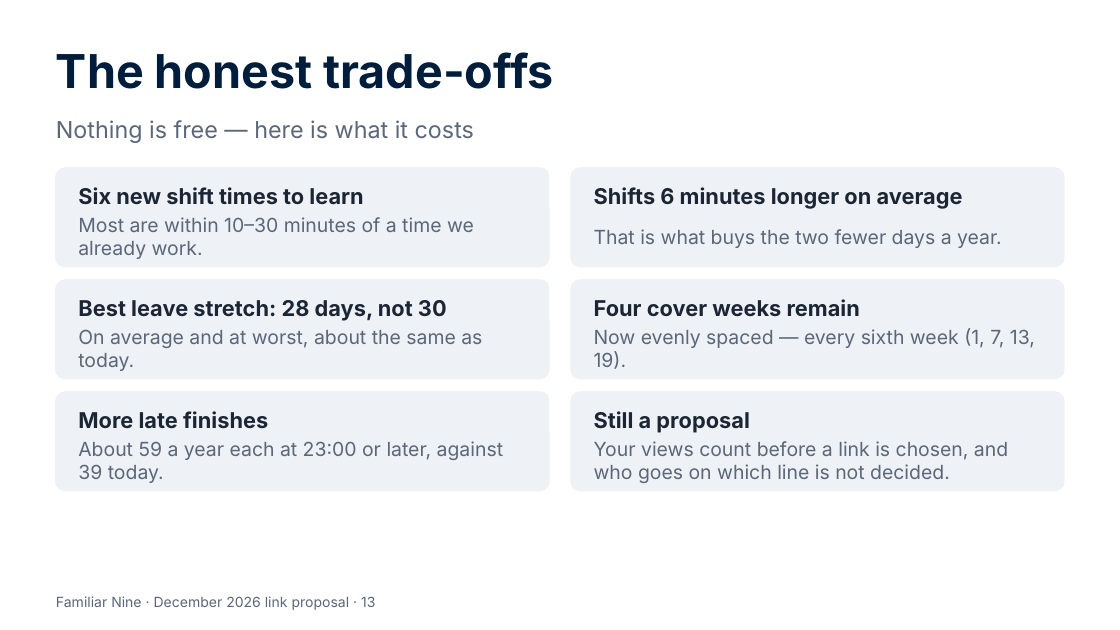
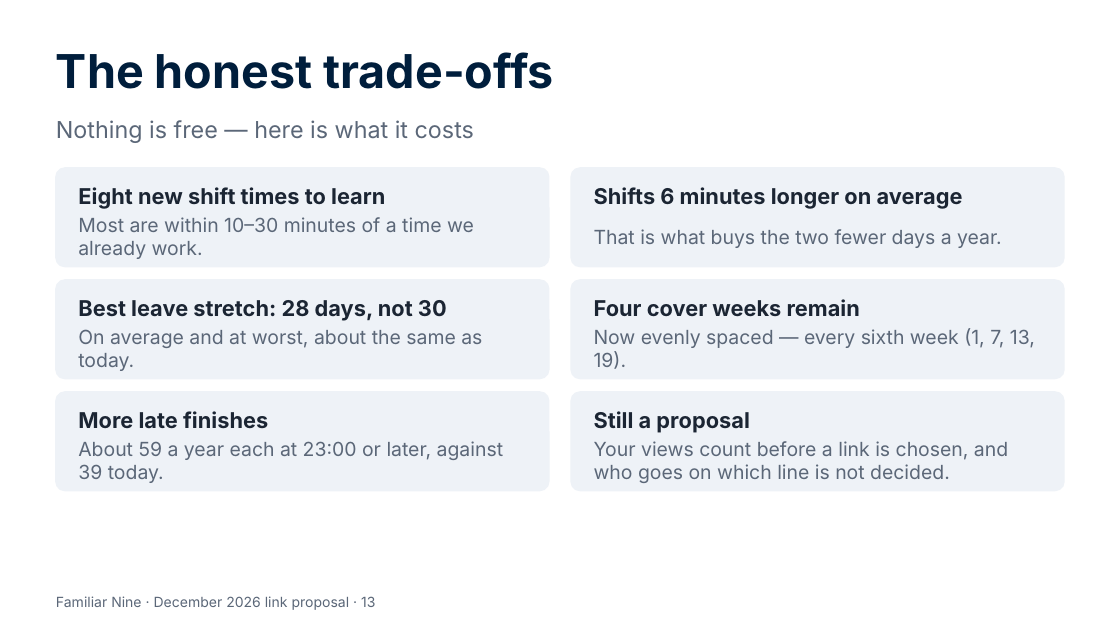
Before and after one commit to Garethdavidmiller/roster-app, a slide deck: slide 13 of docs/proposals/presentations/Familiar-Nine-for-colleagues.pptx. Drawn at 1120x630 pixels with LibreOffice and Linux fonts; fonts in the diff are those of the drawing. Boxes give left, top, right and bottom in pixels: in the first picture for what was removed or moved away, otherwise in the second. Text is boxed around its words. In the diff, an @@ line names an element or a change of style, - is before the commit and + after.

```diff
--- a/docs/proposals/presentations/Familiar-Nine-for-colleagues.pptx
+++ b/docs/proposals/presentations/Familiar-Nine-for-colleagues.pptx
@@ text at box(78, 187, 385, 209): text changed @@
-Six new shift times to learn
+Eight new shift times to learn
```
Also in this commit, not shown: 5 other slides changed, 4 other files.
